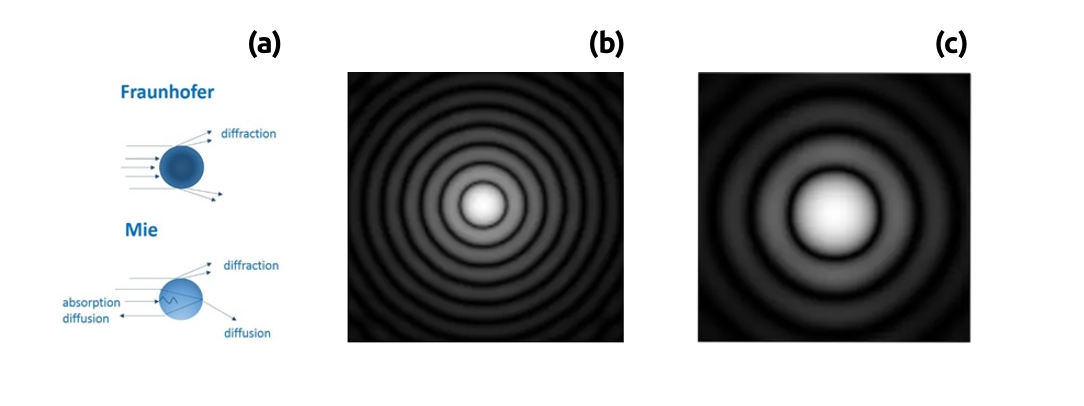
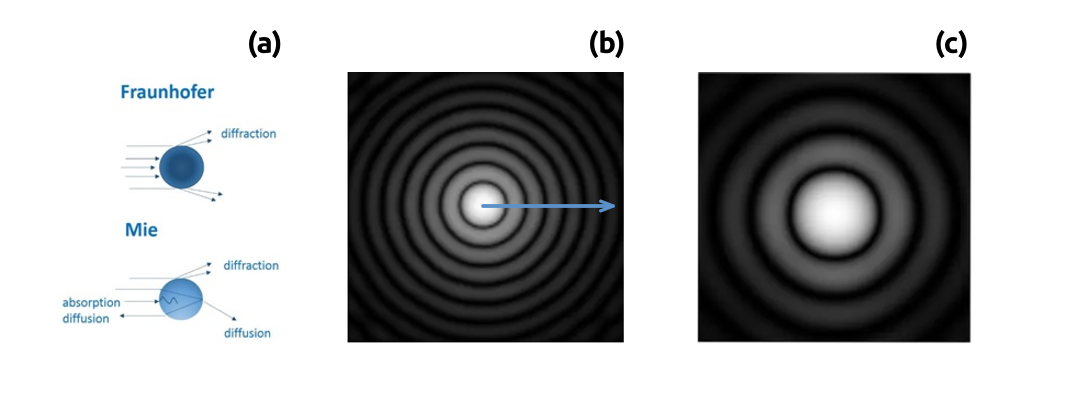
Two versions of the same layered image (1084 × 406). Layer-by-layer changes:
added layer "Paint Layer 4" above "Copy of Vector Layer 1" over [481, 199, 615, 213]
painted on "Paint Layer 2 (pasted)" over [481, 199, 615, 213]
